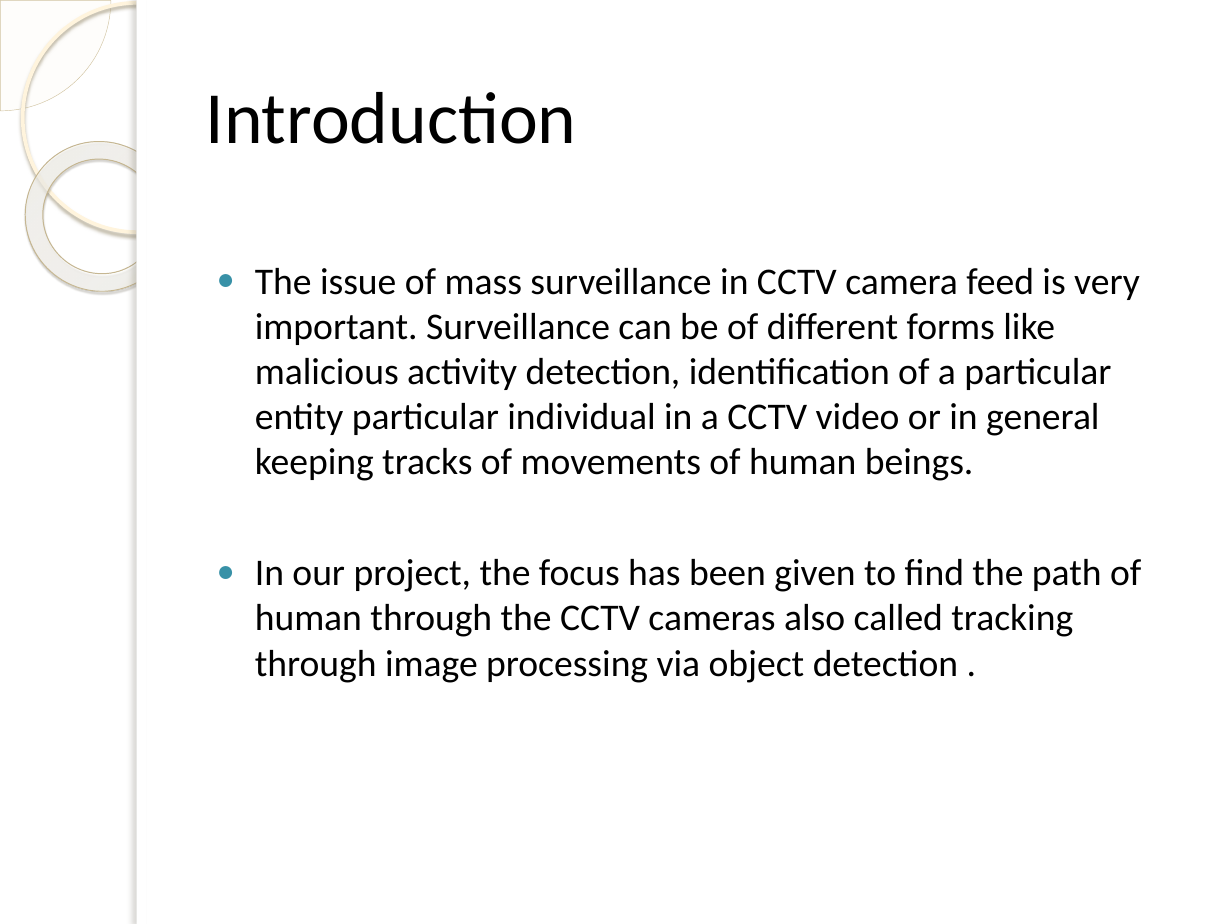
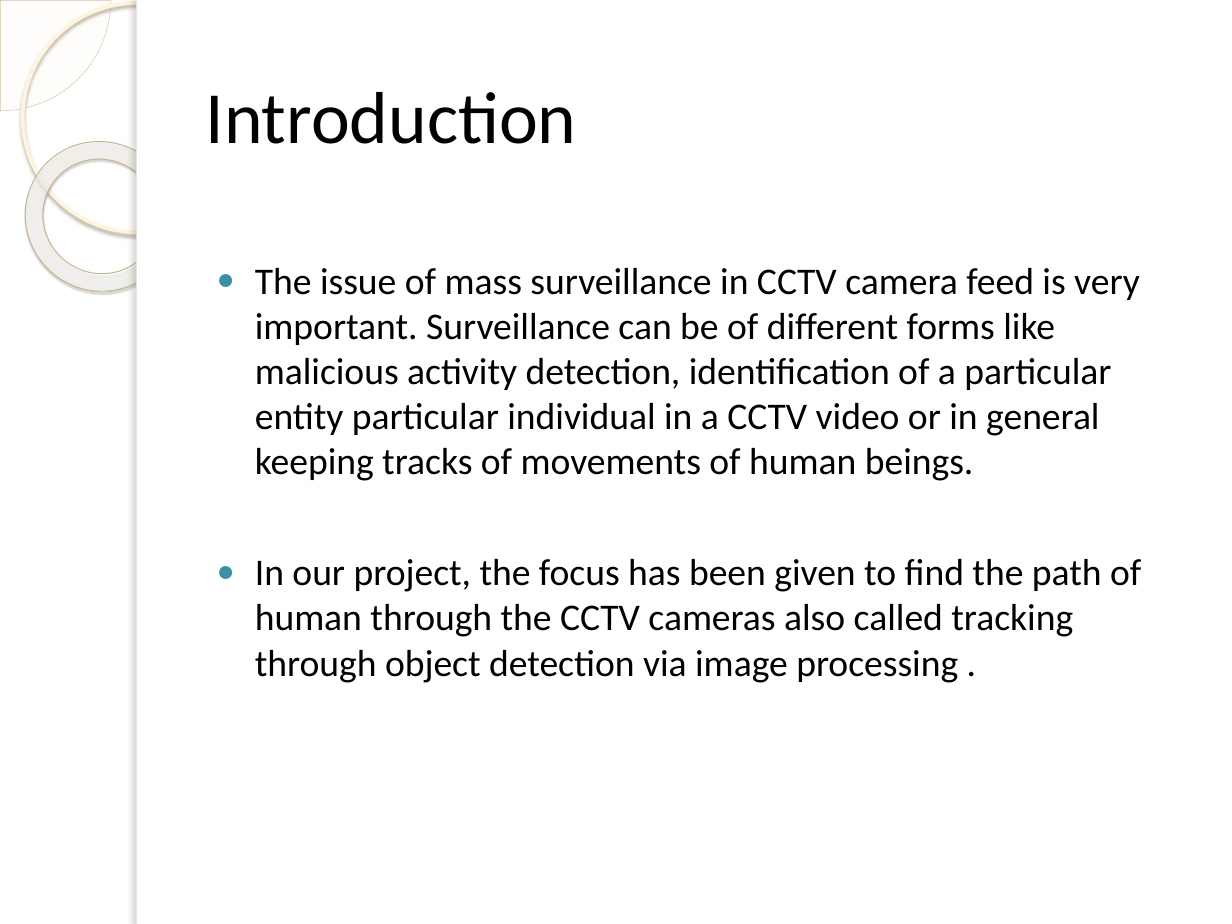
Before and after one commit to krushnal111/SGP-Final-Semester, a slide deck: slide 3 of SMART CCTV.pptx. Drawn at 1232x924 pixels with LibreOffice and Linux fonts; fonts in the diff are those of the drawing; background and template pictures are left out. Boxes give left, top, right and bottom in pixels: in the first picture for what was removed or moved away, otherwise in the second. Text is boxed around its words. In the diff, an @@ line names an element or a change of style, - is before the commit and + after.

```diff
--- a/SMART CCTV.pptx
+++ b/SMART CCTV.pptx
@@ text at bbox=[255, 559, 1141, 683]: text changed @@
-● In our project, the focus has been given to find the path of human through the CCTV cameras also called tracking through image processing via object detection .
+● In our project, the focus has been given to find the path of human through the CCTV cameras also called tracking through object detection via image processing .
```
Also in this commit, not shown: 5 other slides changed, 2 slides added, 2 slides removed.
